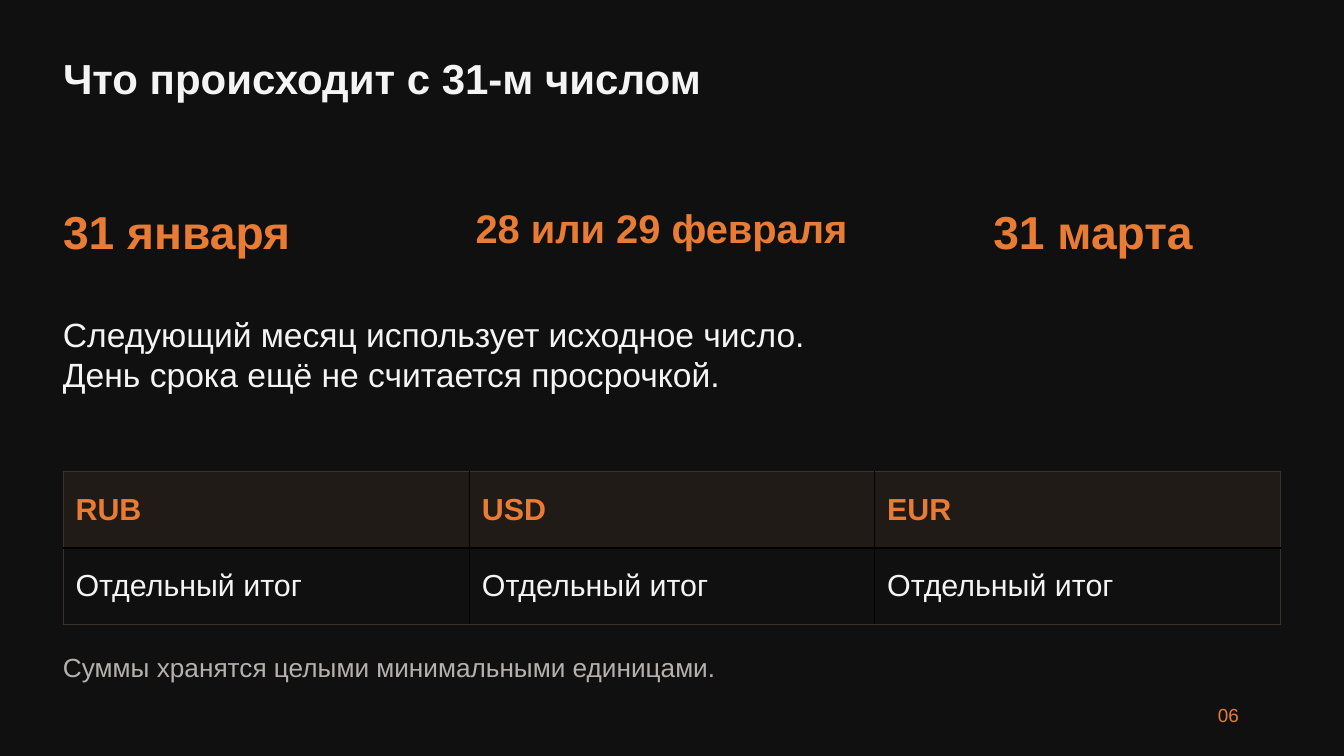
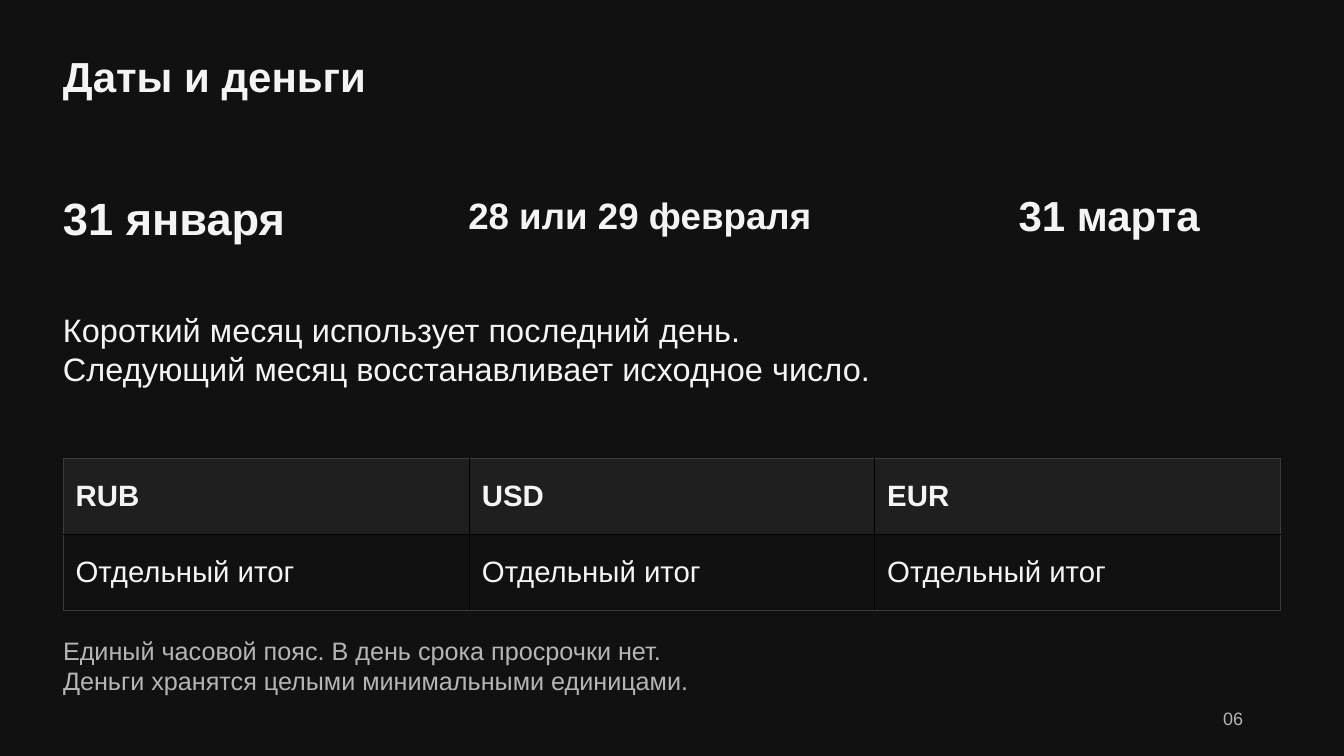
Before and after one commit to MadSparr0w0/aeza-renewals, a slide deck: slide 6 of deliverables/Rex_aeza_InvoiceKeeper.pptx. Drawn at 1344x756 pixels with LibreOffice and Linux fonts; fonts in the diff are those of the drawing. Boxes give left, top, right and bottom in pixels: in the first picture for what was removed or moved away, otherwise in the second. Text is boxed around its words. In the diff, an @@ line names an element or a change of style, - is before the commit and + after.

```diff
--- a/deliverables/Rex_aeza_InvoiceKeeper.pptx
+++ b/deliverables/Rex_aeza_InvoiceKeeper.pptx
@@ background #101010 to #111111 @@
@@ text at bbox=[63, 63, 366, 100]: text changed @@
-Что происходит с 31-м числом
+Даты и деньги
@@ text "31 января": place and size @@
-text "31 января" at bbox=[63, 216, 290, 259]
+text "31 января" at bbox=[63, 203, 285, 243]
@@ text "31 января" at bbox=[63, 203, 285, 243]: size 33 to 32.2 pt, text colour #E97C35 to #F4F4F4 @@
@@ text "28 или 29 февраля": place and size @@
-text "28 или 29 февраля" at bbox=[476, 214, 848, 251]
+text "28 или 29 февраля" at bbox=[468, 202, 811, 237]
@@ text "28 или 29 февраля" at bbox=[468, 202, 811, 237]: size 28.5 to 26.2 pt, text colour #E97C35 to #F4F4F4 @@
@@ text "31 марта": place and size @@
-text "31 марта" at bbox=[993, 216, 1192, 259]
+text "31 марта" at bbox=[1019, 201, 1200, 240]
@@ text "31 марта" at bbox=[1019, 201, 1200, 240]: size 33 to 30 pt, text colour #E97C35 to #F4F4F4 @@
@@ text at bbox=[63, 318, 870, 387]: text changed; size 24 to 23.2 pt @@
-Следующий месяц использует исходное число.
-День срока ещё не считается просрочкой.
+Короткий месяц использует последний день.
+Следующий месяц восстанавливает исходное число.
@@ table at bbox=[63, 459, 1280, 610] @@
@@ fill #211B17 to #1F1F1F in row 1 @@
@@ fill #101010 to #111111 in row 2 @@
@@ size 21.8 to 21 pt @@
@@ text colour #E97C35 to #F4F4F4 in "RUB", "USD", "EUR" @@
@@ borders changed @@
@@ table: place and size @@
-table at bbox=[63, 472, 1280, 625]
+table at bbox=[63, 459, 1280, 610]
@@ text at bbox=[63, 641, 688, 695]: text changed; size 18.8 to 18 pt; text colour #B6B1AD to #B5B5B5 @@
-Суммы хранятся целыми минимальными единицами.
+Единый часовой пояс. В день срока просрочки нет.
+Деньги хранятся целыми минимальными единицами.
@@ text "06" at bbox=[1223, 712, 1243, 725]: size 13.5 to 12.8 pt, text colour #E97C35 to #B5B5B5 @@
```
Also in this commit, not shown: 6 other slides changed, 8 slides added, 8 slides removed, 9 other files.
